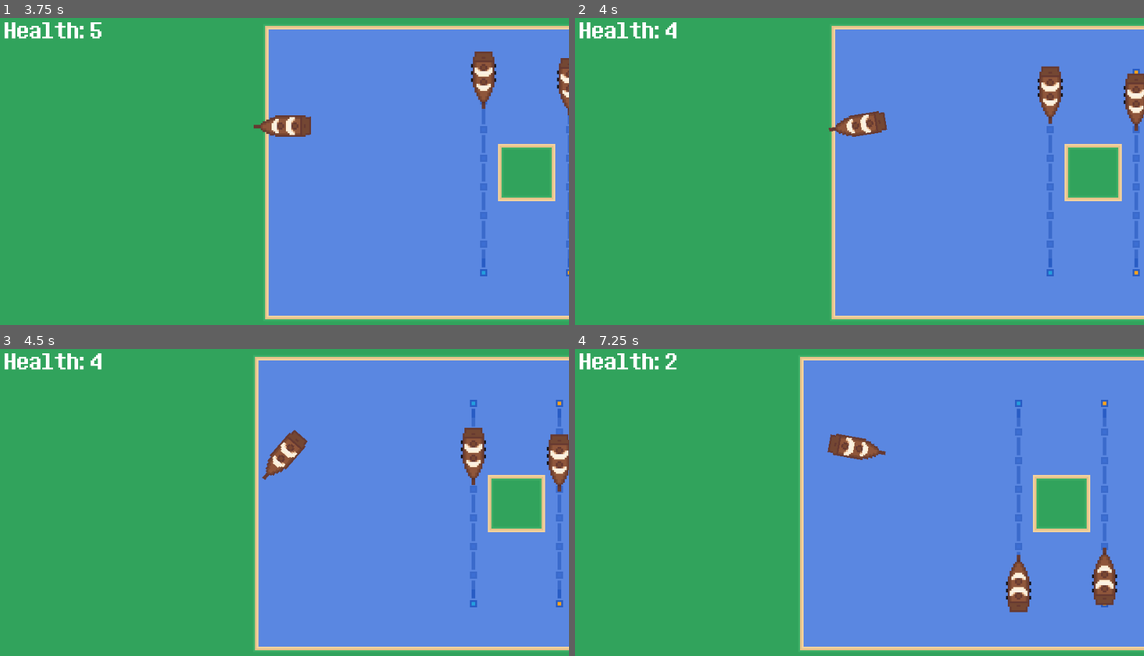
Above: before the commit, frames 1-4 (two rows, left to right).
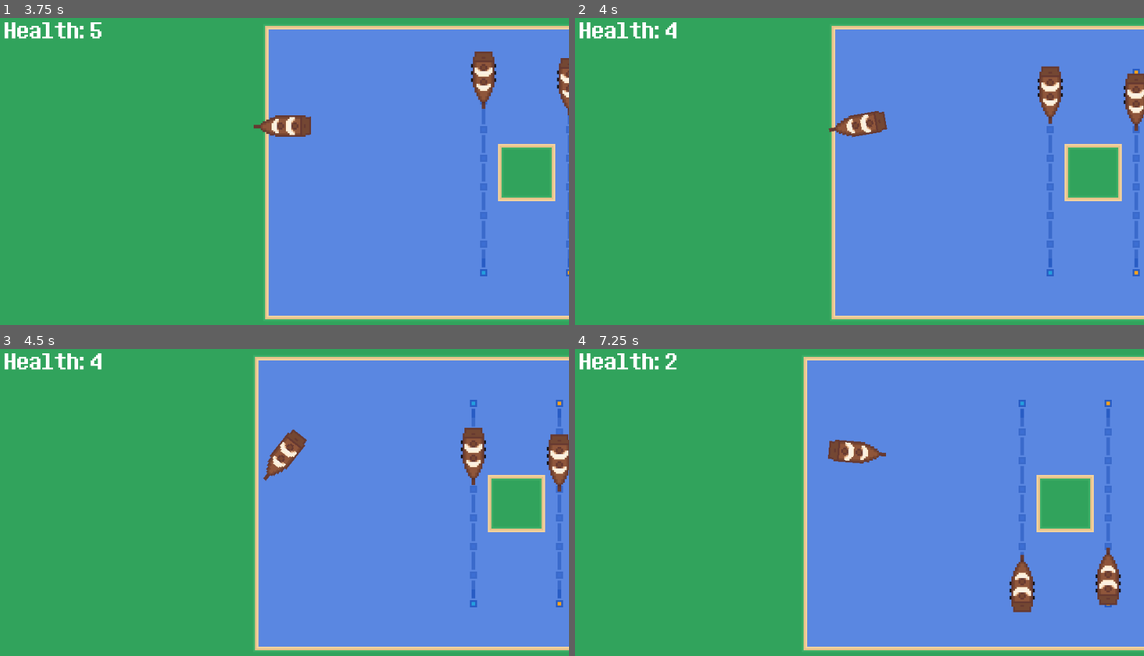
Above: after the commit, the same moments.

Repository: coderspark/full-speed-ahead
Game: Godot game, scene res://Scenes/MainScene.tscn
Two runs of this game, one before a commit and one after it. Both use one fixed random seed, a clock stepped at 60 frames per second and the inputs below.
Inputs:
- Up to frame 1 (3.75 s): hold Right (move_right) 0.53-2.03 s; hold Left (move_left) from 2.03 s (still down)
- Up to frame 2 (4 s): keep holding Left (move_left)
- Up to frame 3 (4.5 s): release Left (move_left) at 4.28 s; hold Right (move_right) from 4.28 s (still down)
- Up to frame 4 (7.25 s): keep holding Right (move_right)

Frame 1 is identical in both runs. In frame 2, less than 0.1% of the frame differs, in the area x 44-55%, y 30-39%; in frame 3, 0.1%; in frame 4, 4.0%, in the area x 39-96%, y 2-99%.

Commit message:
a bit buggy, but actually fun :3

Diff:
--- /dev/null
+++ b/Scenes/GameOver.gd
@@ -0,0 +1,7 @@
+extends Panel
+
+func gameover():
+	visible = true
+
+func _on_restart_pressed() -> void:
+	get_tree().reload_current_scene()
--- a/Scenes/MainScene.tscn
+++ b/Scenes/MainScene.tscn
@@ -1,10 +1,12 @@
-[gd_scene load_steps=8 format=4 uid="uid://cgo37mq02tko0"]
+[gd_scene load_steps=12 format=4 uid="uid://cgo37mq02tko0"]
 
 [ext_resource type="PackedScene" uid="uid://cxv7wb44ynnkf" path="res://Scenes/Player.tscn" id="1_nhkr4"]
 [ext_resource type="Texture2D" uid="uid://bhd74a0trijaw" path="res://Assets/Art/tiles.png" id="2_7rqgy"]
 [ext_resource type="Script" uid="uid://drumpygcni0ew" path="res://Scripts/camera.gd" id="2_nhkr4"]
 [ext_resource type="Script" uid="uid://dgey6cd167314" path="res://Scripts/tilegen.gd" id="2_q68mp"]
 [ext_resource type="FontFile" uid="uid://dqqnsnb5xkqx7" path="res://Assets/Fonts/8bitoperator_jve.ttf" id="3_7rqgy"]
+[ext_resource type="Script" uid="uid://klae0u71y1go" path="res://Scenes/GameOver.gd" id="5_y4jh7"]
+[ext_resource type="Texture2D" uid="uid://b6a7pab0tyxve" path="res://Assets/Art/Boats/button.png" id="6_q68mp"]
 
 [sub_resource type="TileSetAtlasSource" id="TileSetAtlasSource_0hol4"]
 texture = ExtResource("2_7rqgy")
@@ -284,6 +286,12 @@
 physics_layer_1/collision_mask = 2
 sources/0 = SubResource("TileSetAtlasSource_0hol4")
 
+[sub_resource type="StyleBoxFlat" id="StyleBoxFlat_qxria"]
+bg_color = Color(0.19215687, 0.19215687, 0.19215687, 0.49411765)
+
+[sub_resource type="StyleBoxTexture" id="StyleBoxTexture_f140w"]
+texture = ExtResource("6_q68mp")
+
 [node name="MainScene" type="Node2D"]
 
 [node name="TileMap" type="TileMapLayer" parent="."]
@@ -316,7 +324,86 @@
 theme_override_fonts/font = ExtResource("3_7rqgy")
 text = "Health: 0"
 
+[node name="GameOver" type="Panel" parent="Camera/Control"]
+visible = false
+z_index = 2
+layout_mode = 1
+anchors_preset = 15
+anchor_right = 1.0
+anchor_bottom = 1.0
+offset_left = -160.0
+offset_top = -90.0
+offset_right = 160.0
+offset_bottom = 90.0
+grow_horizontal = 2
+grow_vertical = 2
+mouse_filter = 2
+theme_override_styles/panel = SubResource("StyleBoxFlat_qxria")
+script = ExtResource("5_y4jh7")
+
+[node name="quit" type="Button" parent="Camera/Control/GameOver"]
+z_index = 6
+layout_mode = 0
+offset_left = 85.0
+offset_top = 105.0
+offset_right = 213.0
+offset_bottom = 145.0
+theme_override_fonts/font = ExtResource("3_7rqgy")
+theme_override_font_sizes/font_size = 32
+action_mode = 0
+text = "QUIT
+"
+flat = true
+
+[node name="Panel" type="Panel" parent="Camera/Control/GameOver/quit"]
+z_index = -2
+layout_mode = 1
+anchors_preset = 15
+anchor_right = 1.0
+anchor_bottom = 1.0
+grow_horizontal = 2
+grow_vertical = 2
+mouse_filter = 1
+theme_override_styles/panel = SubResource("StyleBoxTexture_f140w")
+
+[node name="restart" type="Button" parent="Camera/Control/GameOver"]
+z_index = 6
+layout_mode = 0
+offset_left = 85.0
+offset_top = 58.0
+offset_right = 213.0
+offset_bottom = 98.0
+theme_override_fonts/font = ExtResource("3_7rqgy")
+theme_override_font_sizes/font_size = 32
+action_mode = 0
+text = "RESET
+"
+flat = true
+
+[node name="Panel" type="Panel" parent="Camera/Control/GameOver/restart"]
+z_index = -2
+layout_mode = 1
+anchors_preset = 15
+anchor_right = 1.0
+anchor_bottom = 1.0
+grow_horizontal = 2
+grow_vertical = 2
+mouse_filter = 1
+theme_override_styles/panel = SubResource("StyleBoxTexture_f140w")
+
+[node name="Label" type="Label" parent="Camera/Control/GameOver"]
+layout_mode = 0
+offset_left = 60.0
+offset_top = 1.0
+offset_right = 240.0
+offset_bottom = 49.0
+theme_override_fonts/font = ExtResource("3_7rqgy")
+theme_override_font_sizes/font_size = 48
+text = "GAME OVER"
+
 [node name="Players" type="Node2D" parent="."]
 
 [node name="Player" parent="Players" instance=ExtResource("1_nhkr4")]
 position = Vector2(-144, 96)
+
+[connection signal="pressed" from="Camera/Control/GameOver/restart" to="Camera/Control/GameOver" method="_on_restart_pressed"]
--- a/Scenes/Player.tscn
+++ b/Scenes/Player.tscn
@@ -4,7 +4,7 @@
 [ext_resource type="Texture2D" uid="uid://c101sa4y877b4" path="res://Assets/Art/Boats/better sailboatt.png" id="2_kyqiw"]
 
 [sub_resource type="RectangleShape2D" id="RectangleShape2D_gntrk"]
-size = Vector2(19, 4)
+size = Vector2(18, 4)
 
 [sub_resource type="RectangleShape2D" id="RectangleShape2D_kyqiw"]
 size = Vector2(21, 6)
@@ -14,7 +14,8 @@
 script = ExtResource("1_kyqiw")
 
 [node name="CollisionShape2D" type="CollisionShape2D" parent="."]
-position = Vector2(-3.5, 0)
+position = Vector2(-3.48, 0)
+scale = Vector2(1.1, 1.1)
 shape = SubResource("RectangleShape2D_gntrk")
 
 [node name="Sprite2D" type="Sprite2D" parent="."]
--- a/Scripts/player.gd
+++ b/Scripts/player.gd
@@ -6,6 +6,7 @@
 var boatvel = 0
 var isbounce = false
 var health = 5
+var paused = false
 
 func getoverlappingtiles() -> Array:
 	var res = []
@@ -25,6 +26,7 @@
 	return res
 
 func _physics_process(delta: float) -> void:
+	if paused: return
 	if Input.get_axis("move_left", "move_right") == 0:
 		delta_rot *= 0.9
 	delta_rot += Input.get_axis("move_left","move_right") * 0.1
@@ -32,7 +34,6 @@
 		delta_rot = max_turn_speed * delta_rot/abs(delta_rot)
 	if isbounce:
 		boatvel = -30
-		delta_rot = 0
 	rotation += delta_rot * 0.01
 	velocity = transform.x * boatvel
 
@@ -48,6 +49,9 @@
 func _on_area_2d_body_entered(body: Node2D) -> void:
 	delta_rot = 0
 	health -= 1
+	if health <= 0:
+		$"../../Camera/Control/GameOver".gameover()
+		paused = true
 	isbounce = true
 func _on_collision_detector_body_exited(body: Node2D) -> void:
 	isbounce = false
Not shown, added: Scenes/GameOver.gd.uid
